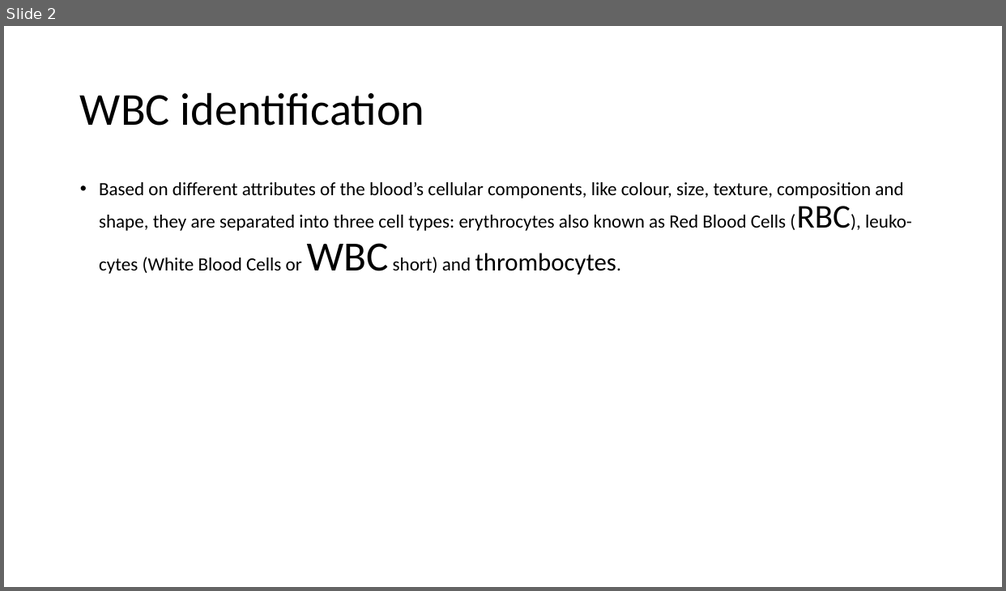
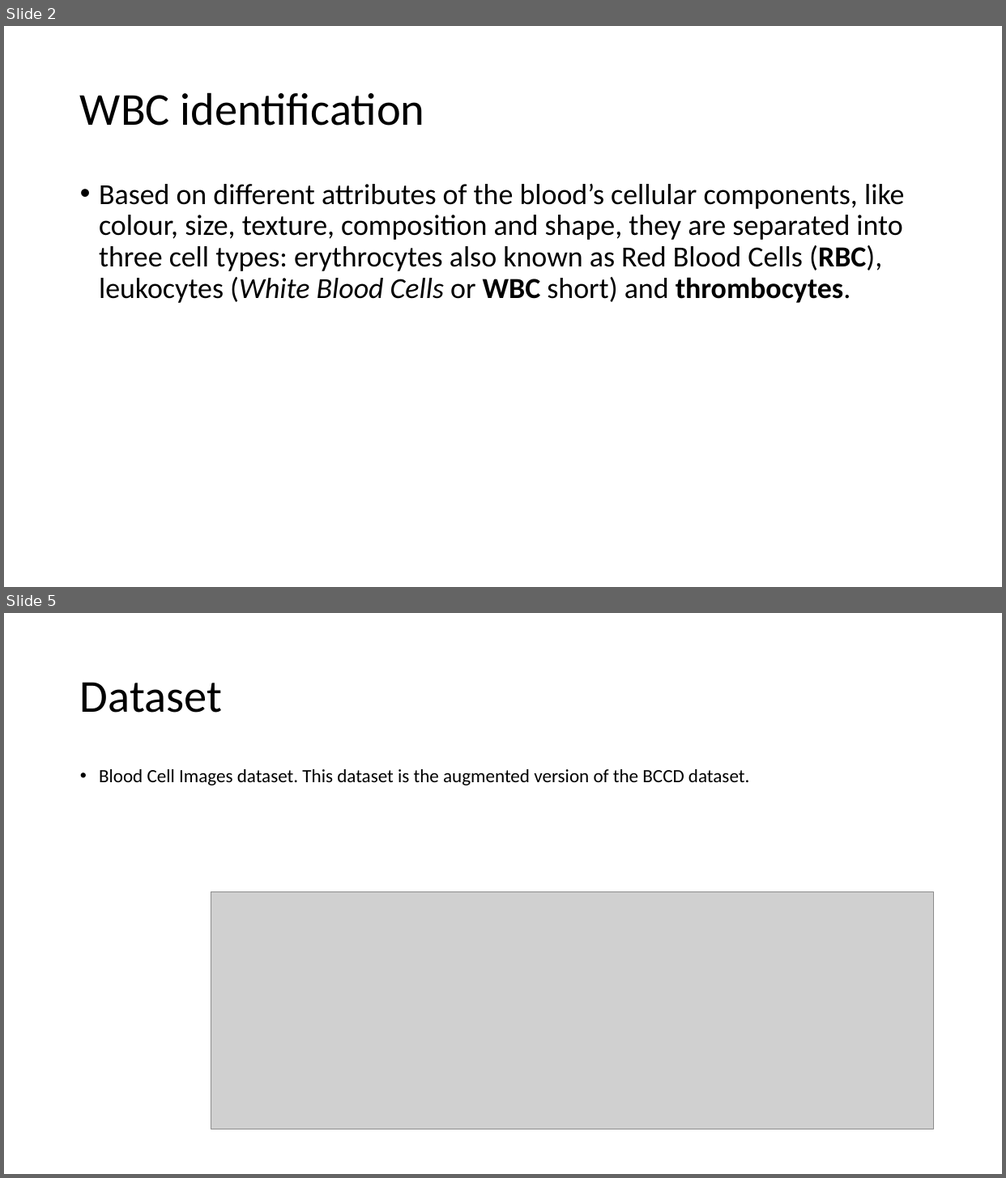
Before and after one commit to JNSchwartz/better_blood, a slide deck: betterblood.pptx. Shown one above the other, each under a label of ours: slide 2 before the commit, slides 2 and 5 after it; the slides between them are not shown. The pictures are 1006x591 and 1006x1178 pixels, drawn with LibreOffice and Linux fonts; fonts in the diff are those of the drawing; grey boxes stand for pictures; background and template pictures are left out. Boxes give left, top, right and bottom in pixels: in the first picture for what was removed or moved away, otherwise in the second. Text is boxed around its words. In the diff, an @@ line names an element or a change of style, - is before the commit and + after.

```diff
--- a/betterblood.pptx
+++ b/betterblood.pptx
@@ slide 5 added at (4, 613, 1002, 1174), background picture (left out) @@
@@ title added at (80, 682, 222, 713), 44 pt, text #000000 @@
+Dataset
@@ text added at (99, 769, 749, 786), 18 pt, text #000000 @@
+• Blood Cell Images dataset. This dataset is the augmented version of the BCCD dataset.
@@ picture added at (211, 892, 934, 1130) @@
@@ slide 2 changed as well @@
@@ text at (99, 183, 904, 303): text changed; size 18 to 28 pt @@
-• Based on different attributes of the blood’s cellular components, like colour, size, texture, composition and shape, they are separated into three cell types: erythrocytes also known as Red Blood Cells (RBC), leuko- cytes (White Blood Cells or WBC short) and thrombocytes.
+• Based on different attributes of the blood’s cellular components, like colour, size, texture, composition and shape, they are separated into three cell types: erythrocytes also known as Red Blood Cells (RBC), leukocytes (White Blood Cells or WBC short) and thrombocytes.
```
Also in this commit, not shown: 4 other slides changed, 1 other slide added, 2 slides removed.
